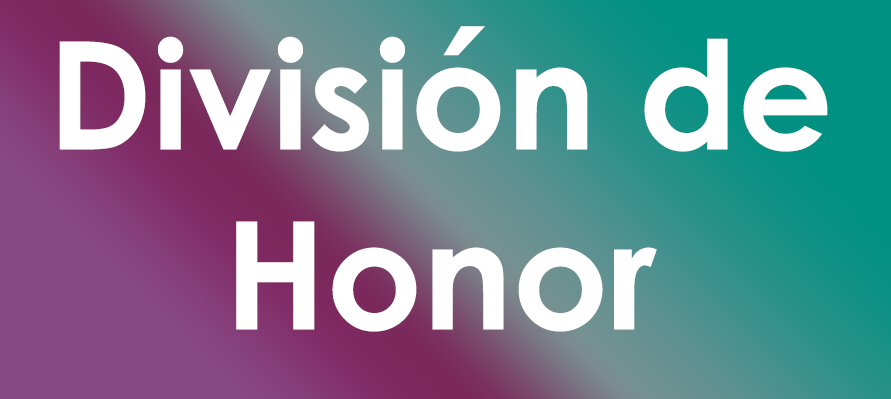
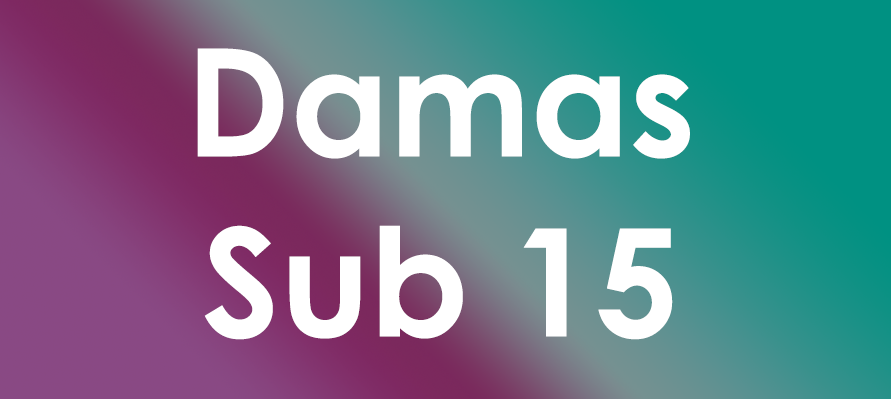
Layers edited between the first and the second 891px x 399px image:
renamed "División de Honor" to "Damas Sub 15", painted on it over [59, 26, 828, 340]
painted on "Rectángulo 1" over [59, 26, 828, 340]
